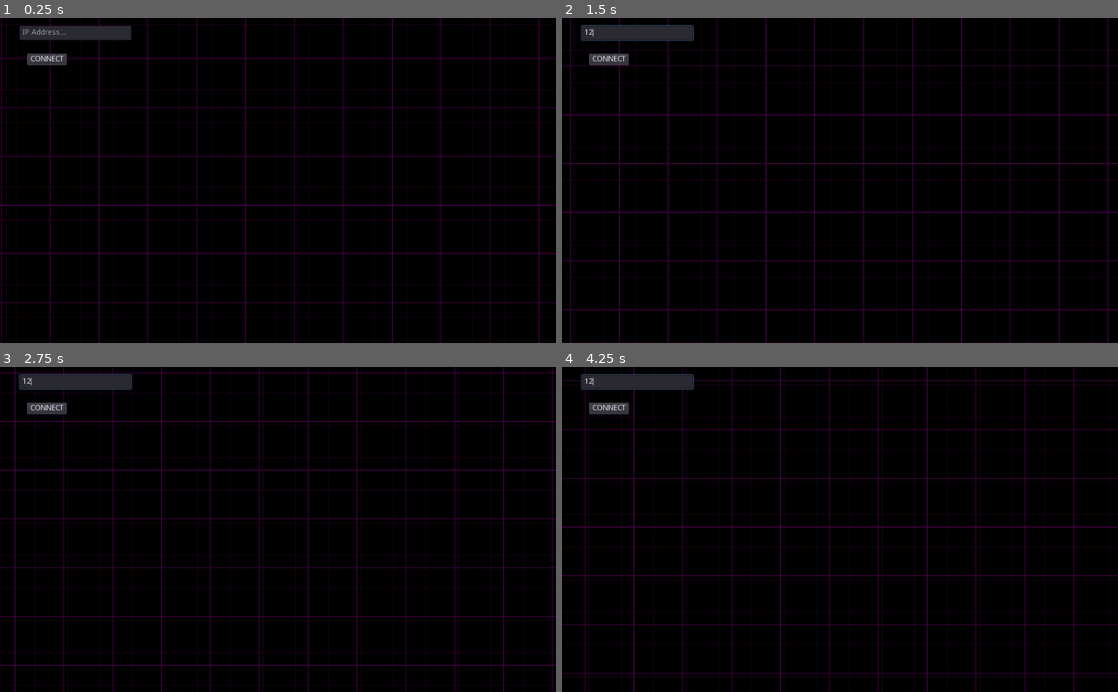
Above: before the commit, frames 1-4 (two rows, left to right).
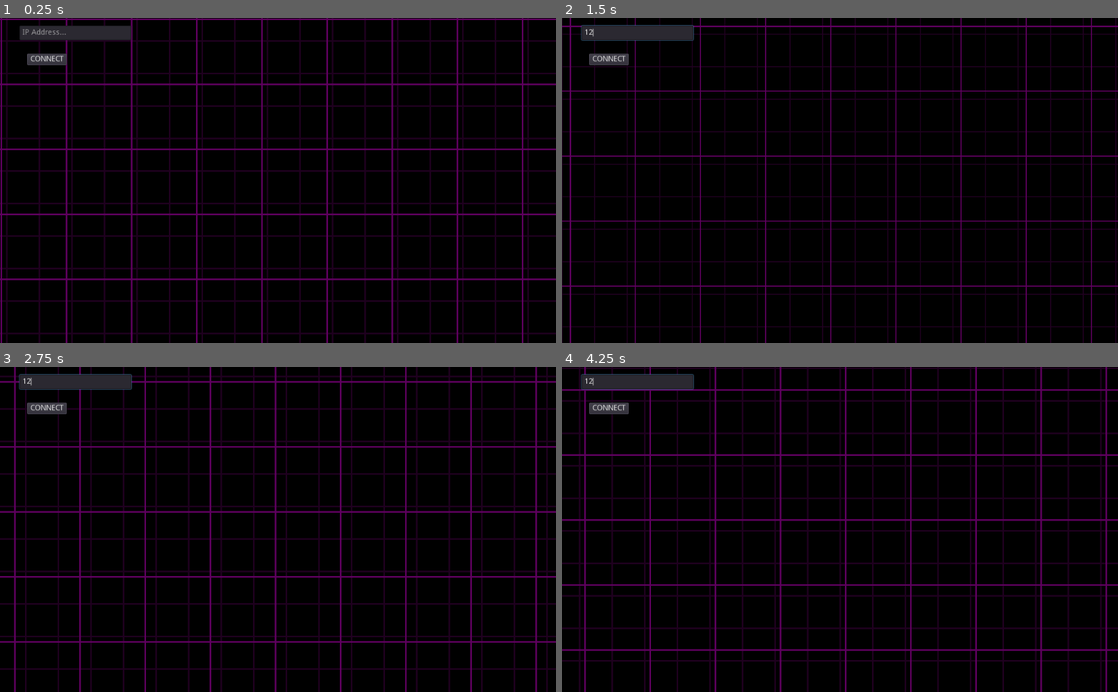
Above: after the commit, the same moments.

Repository: Rabid-Shark-Games/Dungeons-and-Delta
Game: Godot game, scene res://Scenes/Combat.tscn
The game is run twice, just before and just after one commit, with the same random seed, the same clock (stepped at 60 frames per second) and the same inputs. Before the commit the project has no main scene; this scene is started directly in both runs.
Inputs (mouse positions are in pixels of both pictures, inside the frame that each line leads up to):
- Up to frame 1 (0.25 s): no input
- Up to frame 2 (1.5 s): click (639, 34) at 0.52 s; type "12" at 0.6 s
- Up to frame 3 (2.75 s): no input
- Up to frame 4 (4.25 s): no input

The runs differ from the first frame. In frame 1, 16% of the frame differs, in the area x 0-100%, y 0-100%; in frame 2, 12%; in frame 3, 17%; in frame 4, 16%.

Commit message:
Add adjustable grid size

Diff:
--- a/dungeons_and_delta_client/Resources/Shaders/grid.gdshader
+++ b/dungeons_and_delta_client/Resources/Shaders/grid.gdshader
@@ -2,10 +2,15 @@
 
 uniform vec2 square_size = vec2(60, 60);
 uniform vec4 color_one = vec4(0.5, 0, 0.5, 1);
-uniform float box_scale_multiplier = 1.5;
+uniform float box_scale_multiplier = 2;
 uniform vec4 color_two = vec4(0.5, 0, 0.5, 1);
 uniform vec4 background = vec4(0, 0, 0, 1);
 uniform bool grid_displayed = true;
+uniform float square_bounds = 2;
+
+bool within(float x, float mi, float ma) {
+	return x < ma && x > mi;
+}
 
 void fragment(){
 
@@ -13,21 +18,21 @@
 
 	// Bottom squares
 	if (grid_displayed) {
-		if ((int(FRAGCOORD.x - 15.0) % int(square_size.x)) - (int(TIME * -10.0) % int(square_size.x)) == 0) {
+		if (within(mod((UV.x * 1024.0) - 15.0, square_size.x) - mod(TIME * -10.0, square_size.x), -square_bounds, square_bounds)) {
 			COLOR = vec4((color_two.x * 0.25), (color_two.y * 0.25), (color_two.z * 0.25), 1.0);
 		}
 
-		if ((int(FRAGCOORD.y + 15.0) % int(square_size.y)) - (int(TIME * 10.0) % int(square_size.y)) == 0) {
+		if (within(mod((UV.y * 600.0) + 15.0, square_size.y) - mod(TIME * -10.0, square_size.y), -square_bounds, square_bounds)) {
 			COLOR = vec4((color_two.x * 0.25), (color_two.y * 0.25), (color_two.z * 0.25), 1.0);
 		}
 
 		// Top squares
 
-		if ((int(FRAGCOORD.x) % int(square_size.x * box_scale_multiplier)) - (int(TIME * 10.0) % int(square_size.x * box_scale_multiplier)) == 0) {
+		if (within(mod(UV.x * 1024.0, square_size.x * box_scale_multiplier) - mod(TIME * 10.0, square_size.x * box_scale_multiplier), -square_bounds, square_bounds)) {
 			COLOR = vec4((color_one.x * 0.75), (color_one.y * 0.75), (color_one.z * 0.75), 1.0);
 		}
 
-		if ((int(FRAGCOORD.y) % int(square_size.y * box_scale_multiplier)) - (int(TIME * -10.0) % int(square_size.y * box_scale_multiplier)) == 0) {
+		if (within(mod(UV.y * 600.0, square_size.y * box_scale_multiplier) - mod(TIME * 10.0, square_size.y * box_scale_multiplier), -square_bounds, square_bounds)) {
 			COLOR = vec4((color_one.x * 0.75), (color_one.y * 0.75), (color_one.z * 0.75), 1.0);
 		}
 	}
--- a/dungeons_and_delta_client/Scenes/Combat.tscn
+++ b/dungeons_and_delta_client/Scenes/Combat.tscn
@@ -8,10 +8,11 @@
 shader = ExtResource( 1 )
 shader_param/square_size = Vector2( 60, 60 )
 shader_param/color_one = Plane( 0.5, 0, 0.5, 1 )
-shader_param/box_scale_multiplier = 1.5
+shader_param/box_scale_multiplier = 2.0
 shader_param/color_two = Plane( 0.5, 0, 0.5, 1 )
 shader_param/background = Plane( 0, 0, 0, 1 )
 shader_param/grid_displayed = true
+shader_param/square_bounds = 1.5
 
 [node name="Combat" type="Control"]
 anchor_right = 1.0
--- a/dungeons_and_delta_client/project.godot
+++ b/dungeons_and_delta_client/project.godot
@@ -11,6 +11,7 @@
 [application]
 
 config/name="Dungeons And Deltarune"
+run/main_scene="res://Scenes/Combat.tscn"
 config/icon="res://icon.png"
 
 [autoload]
